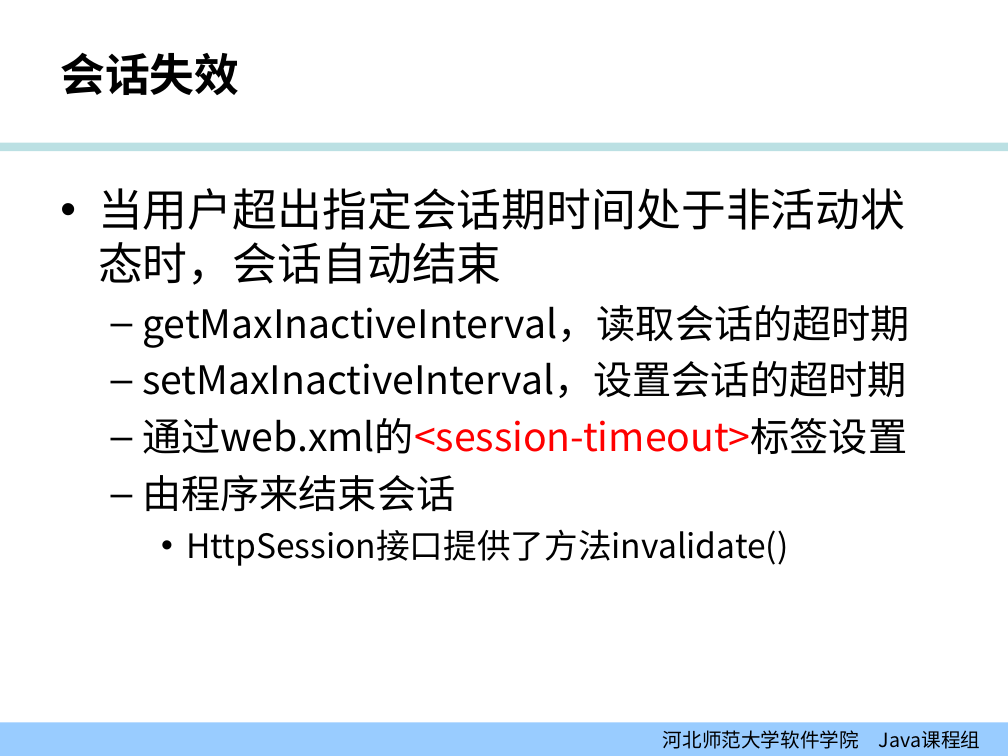
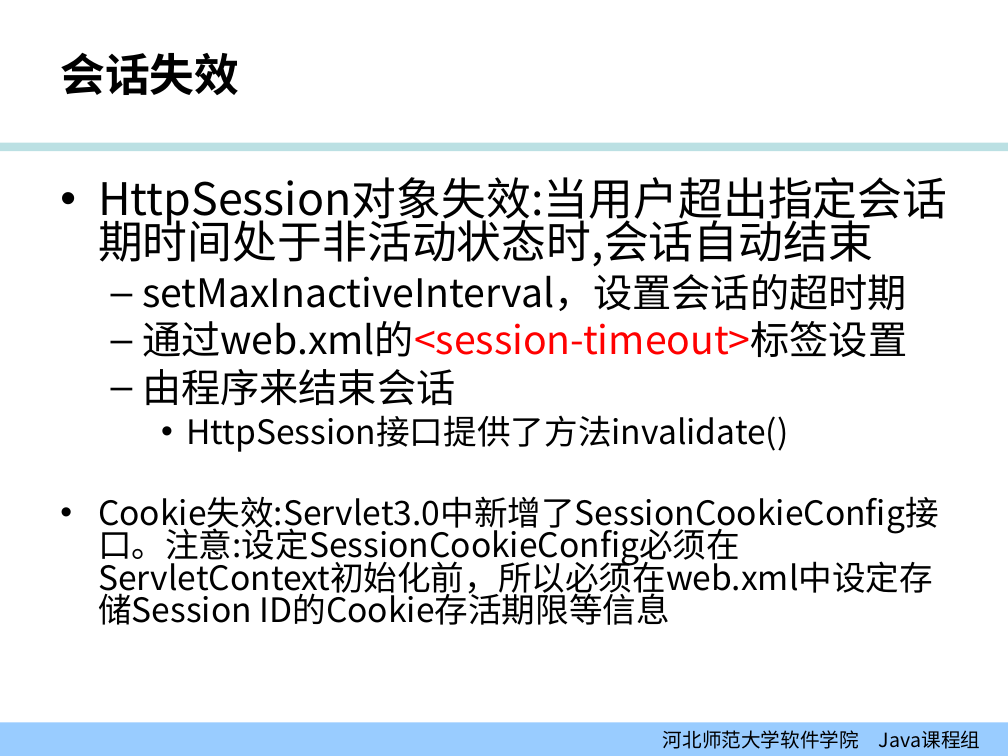
Before and after one commit to edu2act/course-JavaEE, a slide deck: slide 30 of 课程PPT/02-01_会话.ppt (slide 25 before the commit). Drawn at 1008x756 pixels with LibreOffice and Linux fonts; fonts in the diff are those of the drawing; background and template pictures are left out. Boxes give left, top, right and bottom in pixels: in the first picture for what was removed or moved away, otherwise in the second. Text is boxed around its words. In the diff, an @@ line names an element or a change of style, - is before the commit and + after.

```diff
--- a/课程PPT/02-01_会话.ppt
+++ b/课程PPT/02-01_会话.ppt
@@ text at (98, 177, 947, 267): text changed; size 28 to 32 pt @@
-• 当用户超出指定会话期时间处于非活动状态时，会话自动结束
-  – getMaxInactiveInterval，读取会话的超时期
+• HttpSession对象失效:当用户超出指定会话期时间处于非活动状态时,会话自动结束
@@ text at (142, 274, 907, 452): line spacing 1 to 0.8 @@
@@ text at (98, 496, 939, 625): paragraph added @@
+• Cookie失效:Servlet3.0中新增了SessionCookieConfig接口。注意:设定SessionCookieConfig必须在ServletContext初始化前，所以必须在web.xml中设定存储Session ID的Cookie存活期限等信息
```
Also in this commit, not shown: 13 other slides changed, 5 slides added, 6 other files.
